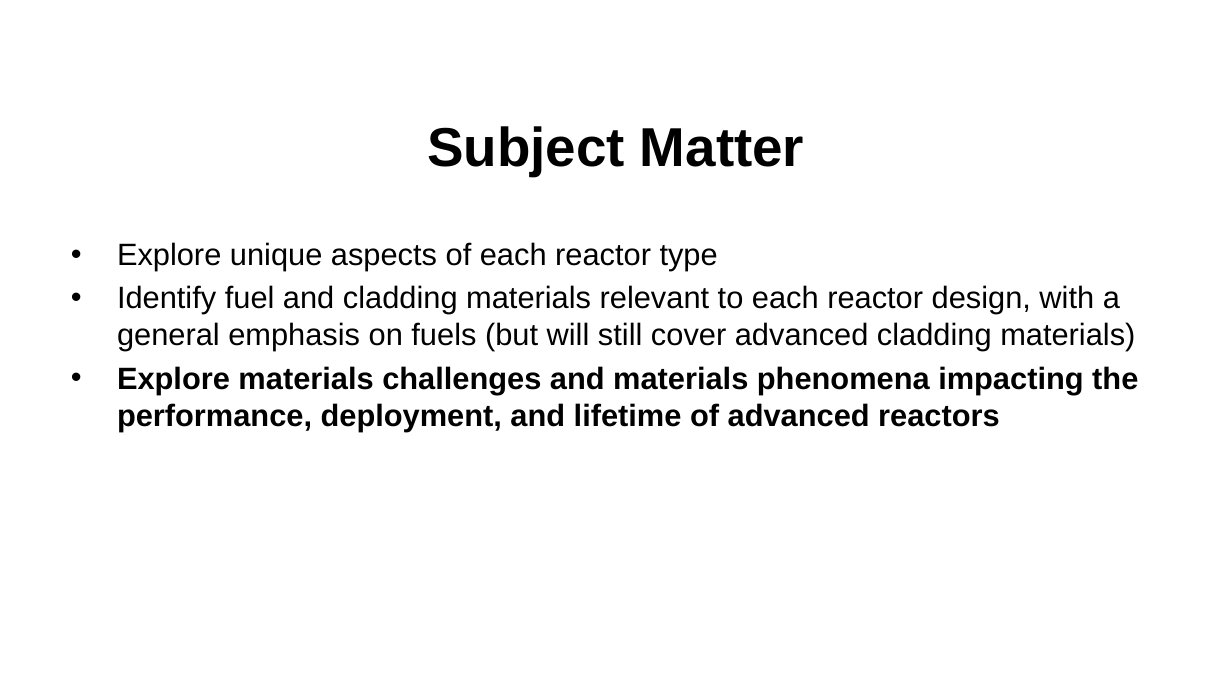
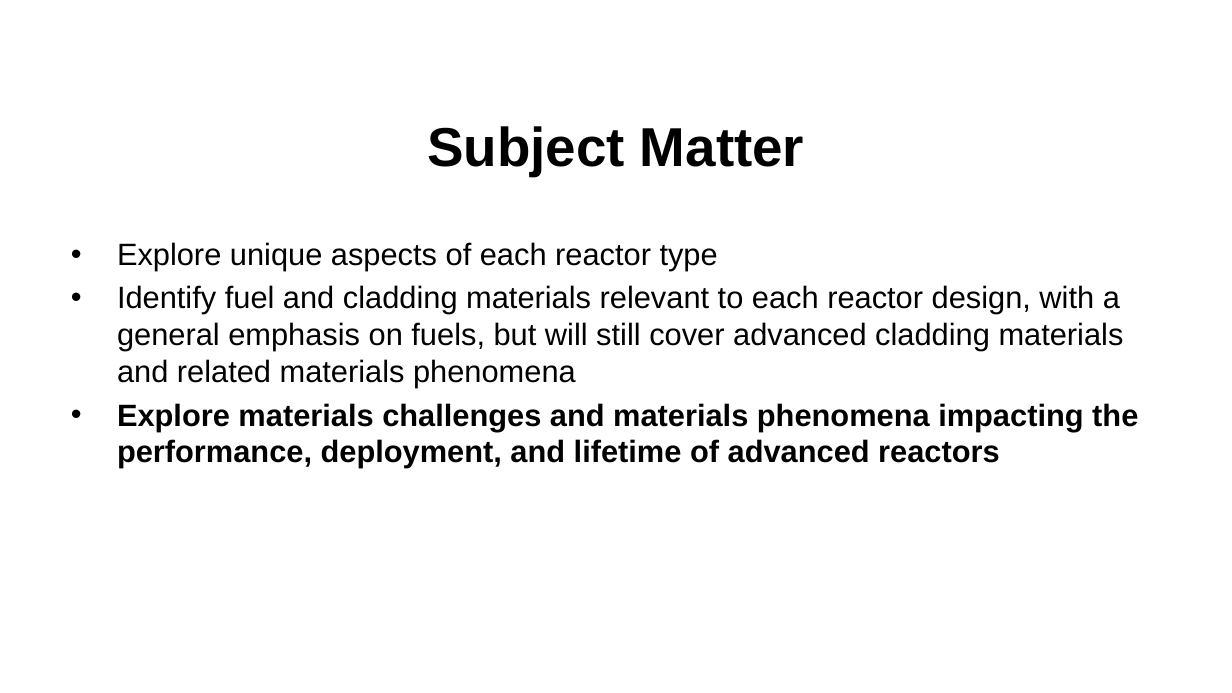
Before and after one commit to benbeeler/TEACHING, a slide deck: slide 19 of Advanced Reactor Materials/Fall2025/Lec1_intro.pptx (slide 18 before the commit). Drawn at 1232x693 pixels with LibreOffice and Linux fonts; fonts in the diff are those of the drawing; background and template pictures are left out. Boxes give left, top, right and bottom in pixels: in the first picture for what was removed or moved away, otherwise in the second. Text is boxed around its words. In the diff, an @@ line names an element or a change of style, - is before the commit and + after.

```diff
--- a/Advanced Reactor Materials/Fall2025/Lec1_intro.pptx
+++ b/Advanced Reactor Materials/Fall2025/Lec1_intro.pptx
@@ text at (117, 285, 1124, 388): text changed @@
-• Identify fuel and cladding materials relevant to each reactor design, with a general emphasis on fuels (but will still cover advanced cladding materials)
+• Identify fuel and cladding materials relevant to each reactor design, with a general emphasis on fuels, but will still cover advanced cladding materials and related materials phenomena
```
Also in this commit, not shown: 4 other slides changed, 1 slide added, 6 other files.
